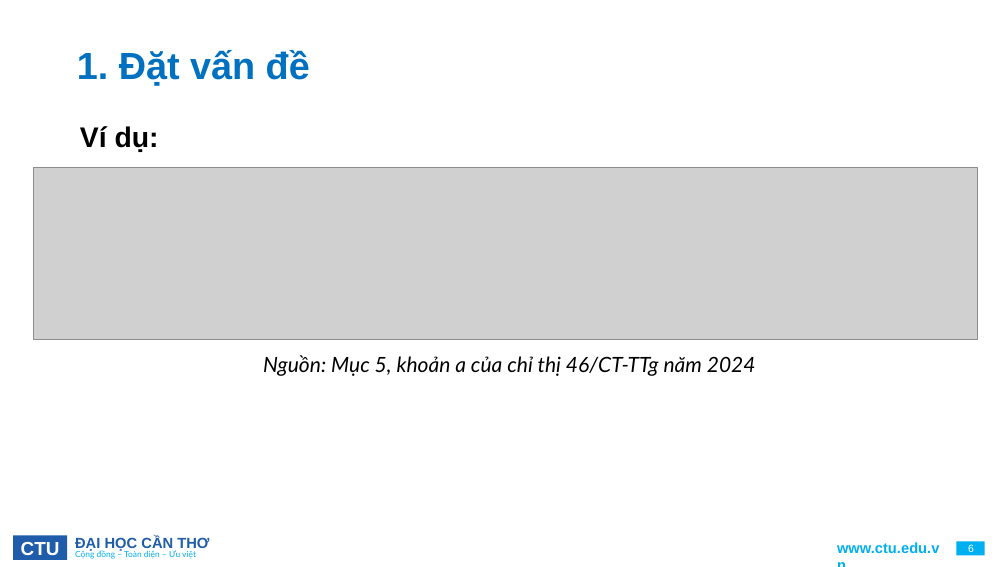
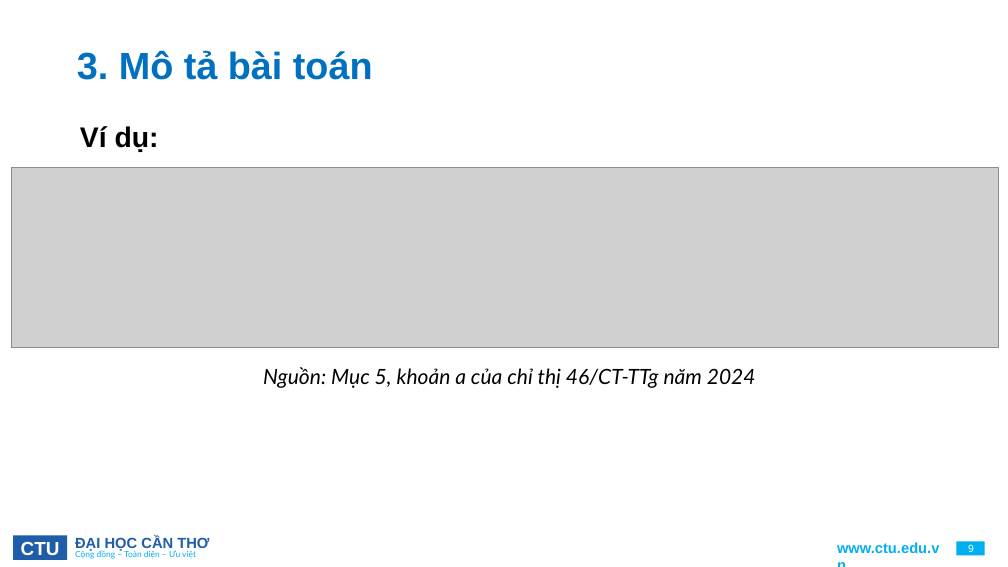
Before and after one commit to letuandatt/Developing-a-Chatbot-to-Support-Voter-Engagement-Activities, a slide deck: slide 9 of LeTuanDat.pptx (slide 6 before the commit). Drawn at 1008x567 pixels with LibreOffice and Linux fonts; fonts in the diff are those of the drawing; grey boxes stand for pictures; background and template pictures are left out. Boxes give left, top, right and bottom in pixels: in the first picture for what was removed or moved away, otherwise in the second. Text is boxed around its words. In the diff, an @@ line names an element or a change of style, - is before the commit and + after.

```diff
--- a/LeTuanDat.pptx
+++ b/LeTuanDat.pptx
@@ title removed at (77, 50, 310, 86) @@
-1. Đặt vấn đề
@@ title added at (77, 50, 373, 80), 36 pt, text #0070C0, bold @@
+3. Mô tả bài toán
@@ picture: place and size @@
-picture at (34, 168, 978, 340)
+picture at (11, 168, 998, 348)
@@ text "Nguồn: Mục 5, khoản a ...": place and size @@
-text "Nguồn: Mục 5, khoản a ..." at (263, 355, 756, 376)
+text "Nguồn: Mục 5, khoản a ..." at (263, 367, 756, 388)
```
Also in this commit, not shown: 4 other slides changed, 12 other files.
